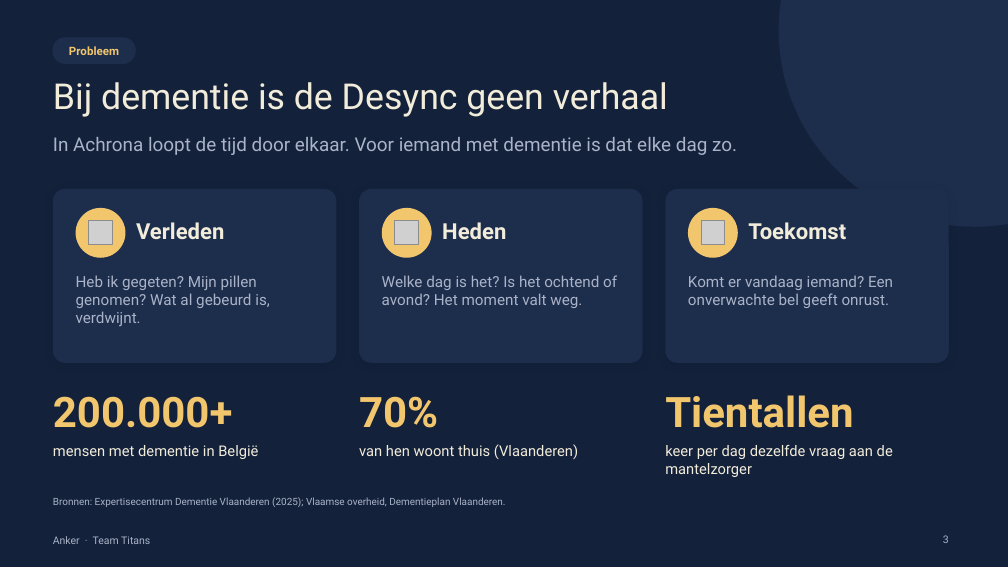
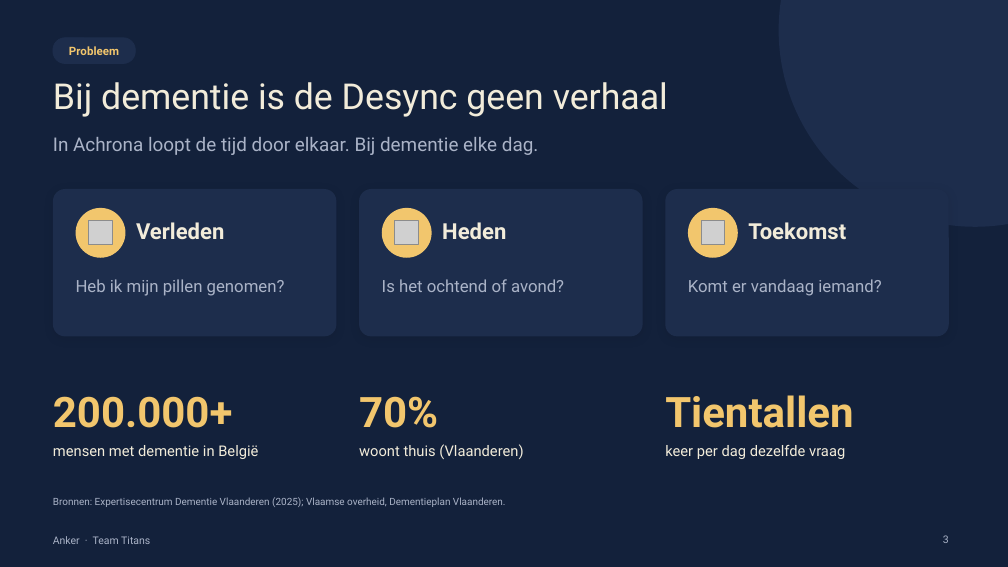
Before and after one commit to sergiuNE/Titans---Hack_The_Future, a slide deck: slide 3 of Documentation/Anker-pitch.pptx. Drawn at 1008x567 pixels with LibreOffice and Linux fonts; fonts in the diff are those of the drawing; grey boxes stand for pictures. Boxes give left, top, right and bottom in pixels: in the first picture for what was removed or moved away, otherwise in the second. Text is boxed around its words. In the diff, an @@ line names an element or a change of style, - is before the commit and + after.

Commit message:
Shorten slides 3, 7 and 10, fix the layout of slide 11
Keeps the latest manual edits: slide 11 without the Home item, the demo slide with only its title.

```diff
--- a/Documentation/Anker-pitch.pptx
+++ b/Documentation/Anker-pitch.pptx
@@ text at (53,137,538,155): text changed @@
-In Achrona loopt de tijd door elkaar. Voor iemand met dementie is dat elke dag zo.
+In Achrona loopt de tijd door elkaar. Bij dementie elke dag.
@@ rounded rectangle: place and size @@
-rounded rectangle at (53,189,337,363)
+rounded rectangle at (53,189,337,337)
@@ rounded rectangle: place and size @@
-rounded rectangle at (359,189,643,363)
+rounded rectangle at (359,189,643,337)
@@ proportions changed in 3 elements at (53,189,337,337), (359,189,643,337), (665,189,949,337) @@
@@ rounded rectangle: place and size @@
-rounded rectangle at (665,189,949,363)
+rounded rectangle at (665,189,949,337)
@@ text at (76,279,285,296): text changed; size 14.5 to 16 pt @@
-Heb ik gegeten? Mijn pillen genomen? Wat al gebeurd is, verdwijnt.
+Heb ik mijn pillen genomen?
@@ text at (382,279,564,292): text changed; size 14.5 to 16 pt @@
-Welke dag is het? Is het ochtend of avond? Het moment valt weg.
+Is het ochtend of avond?
@@ text at (688,279,881,296): text changed; size 14.5 to 16 pt @@
-Komt er vandaag iemand? Een onverwachte bel geeft onrust.
+Komt er vandaag iemand?
@@ text at (359,444,523,459): text changed @@
-van hen woont thuis (Vlaanderen)
+woont thuis (Vlaanderen)
@@ text at (665,445,845,459): text changed @@
-keer per dag dezelfde vraag aan de mantelzorger
+keer per dag dezelfde vraag
```
Also in this commit, not shown: 4 other slides changed.
